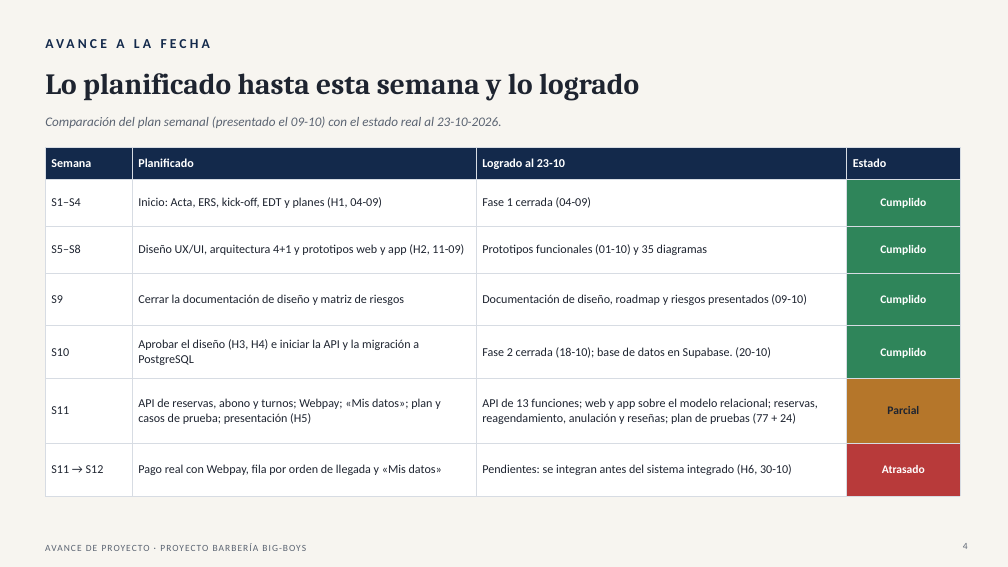
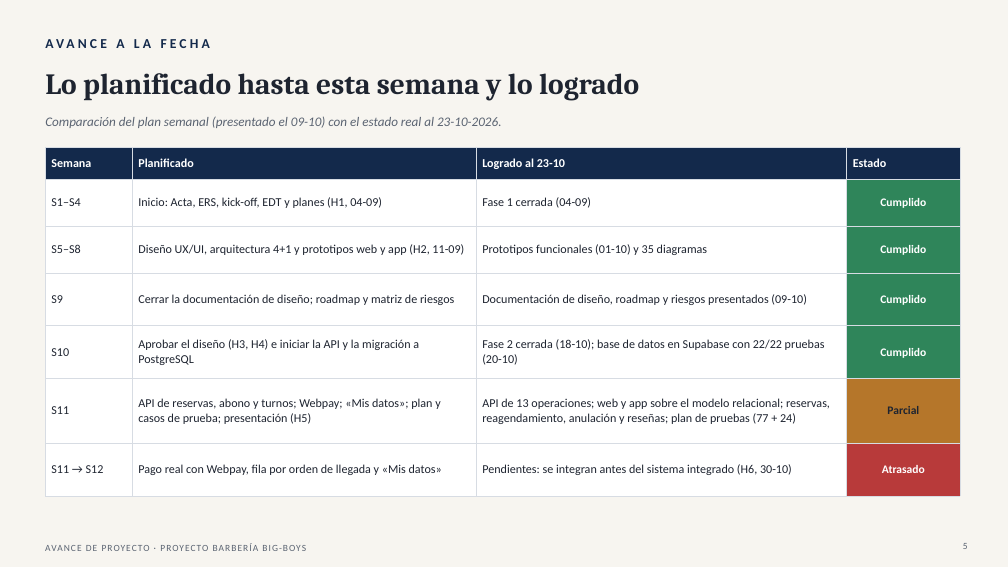
Before and after one commit to Yerko-Rosales/Proyecto_Barberia, a slide deck: slide 5 of Fase 2/Seguimiento semanal/Seguimiento_Roadmap_Proyecto_Barberia_22-10.pptx (slide 4 before the commit). Drawn at 1008x567 pixels with LibreOffice and Linux fonts; fonts in the diff are those of the drawing. Boxes give left, top, right and bottom in pixels: in the first picture for what was removed or moved away, otherwise in the second. Text is boxed around its words. In the diff, an @@ line names an element or a change of style, - is before the commit and + after.

Commit message:
Actualiza el seguimiento del roadmap al 22-10 y renombra el documento 11 a Control de Cambios

```diff
--- a/Fase 2/Seguimiento semanal/Seguimiento_Roadmap_Proyecto_Barberia_22-10.pptx
+++ b/Fase 2/Seguimiento semanal/Seguimiento_Roadmap_Proyecto_Barberia_22-10.pptx
@@ table at <box>45,147,960,496</box> @@
-row 4, column 2: Cerrar la documentación de diseño y matriz de riesgos
+row 4, column 2: Cerrar la documentación de diseño; roadmap y matriz de riesgos
-row 5, column 3: Fase 2 cerrada (18-10); base de datos en Supabase. (20-10)
+row 5, column 3: Fase 2 cerrada (18-10); base de datos en Supabase con 22/22 pruebas (20-10)
-row 6, column 3: API de 13 funciones; web y app sobre el modelo relacional; reservas, reagendamiento, anulación y reseñas; plan de pruebas (77 + 24)
+row 6, column 3: API de 13 operaciones; web y app sobre el modelo relacional; reservas, reagendamiento, anulación y reseñas; plan de pruebas (77 + 24)
@@ page number at <box>963,543,968,549</box>: text changed @@
-4
+5
```
Also in this commit, not shown: 8 other slides changed, 3 slides added, 1 other file.
